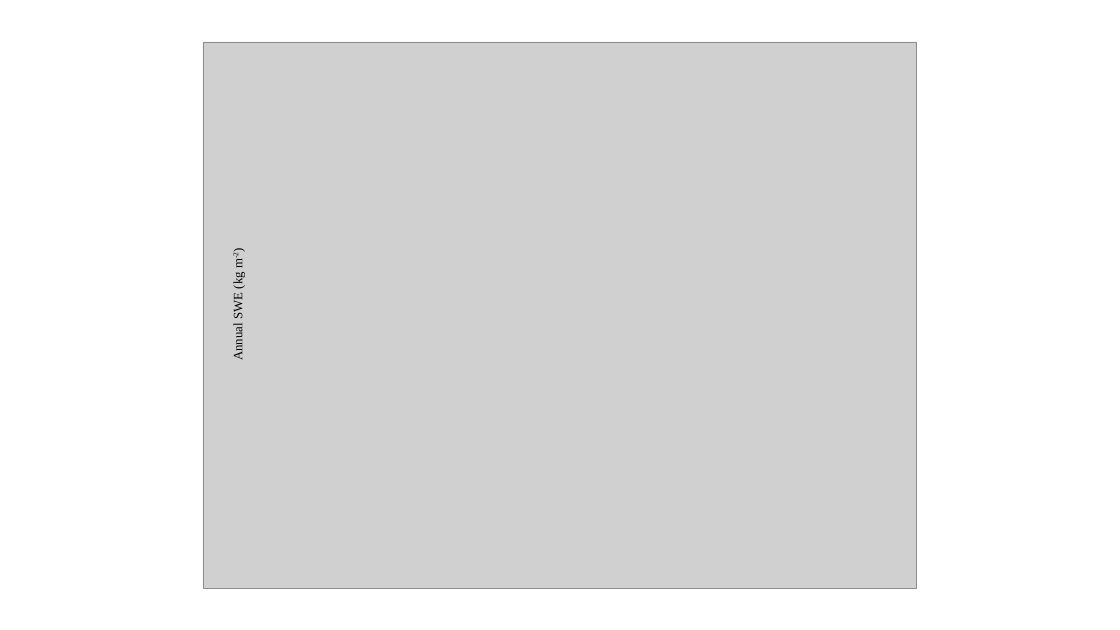
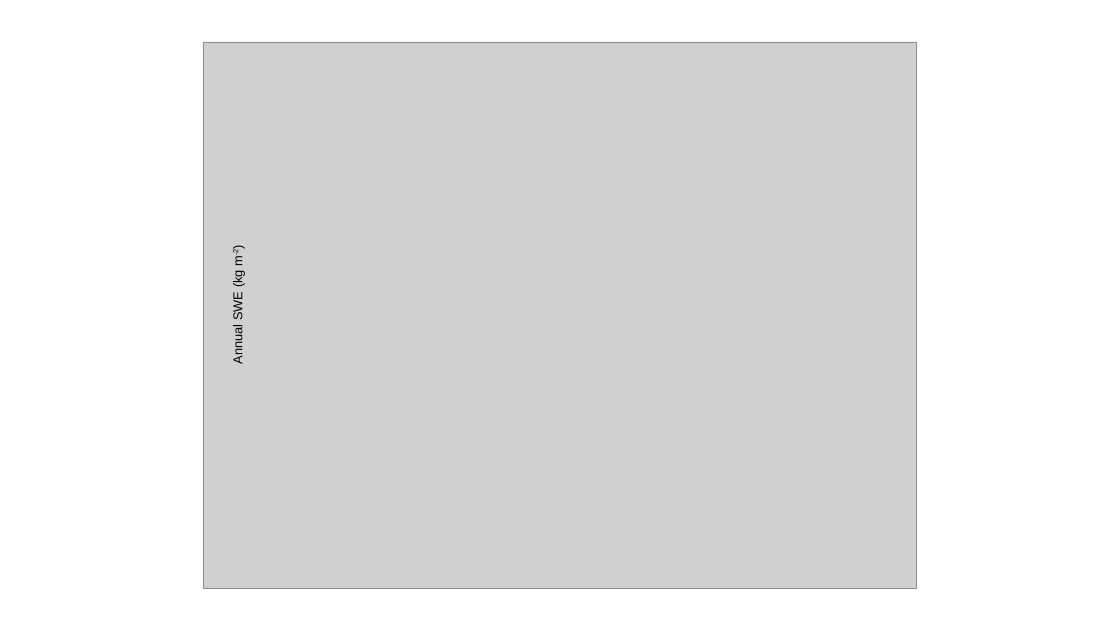
Before and after one commit to smc322/EcosysGCBClass2022, a slide deck: slide 1 of Figures/snowpack format.pptx. Drawn at 1120x630 pixels with LibreOffice and Linux fonts; fonts in the diff are those of the drawing; grey boxes stand for pictures. Boxes give left, top, right and bottom in pixels: in the first picture for what was removed or moved away, otherwise in the second. Text is boxed around its words. In the diff, an @@ line names an element or a change of style, - is before the commit and + after.

```diff
--- a/Figures/snowpack format.pptx
+++ b/Figures/snowpack format.pptx
@@ text "Annual SWE (kg m-2)" at bbox=[231, 249, 245, 363]: font Times New Roman to Arial @@
```
Also in this commit, not shown: 15 other files.
